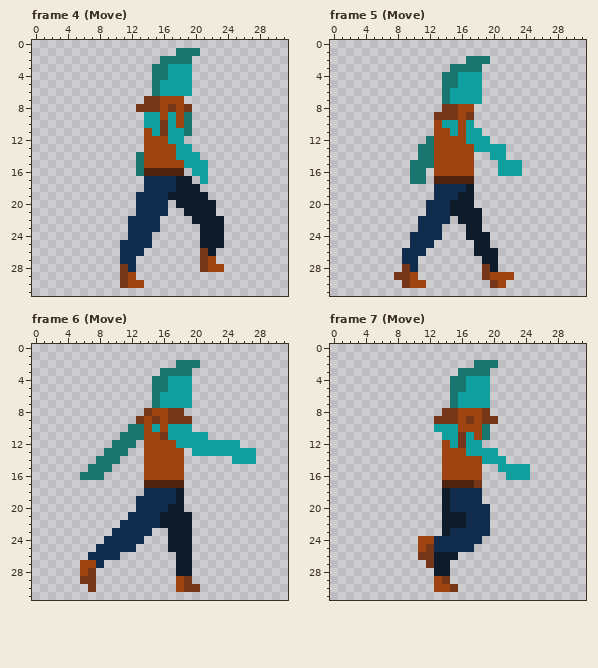
Pixel-art file: Assets/Sprites/ase/human.aseprite. The first picture shows the starting point.
32x32 pixels, 46 frames. Shown: frame 4 (Move), frame 5 (Move), frame 6 (Move), frame 7 (Move). The commit also changed other frames, which this record leaves out.
After:
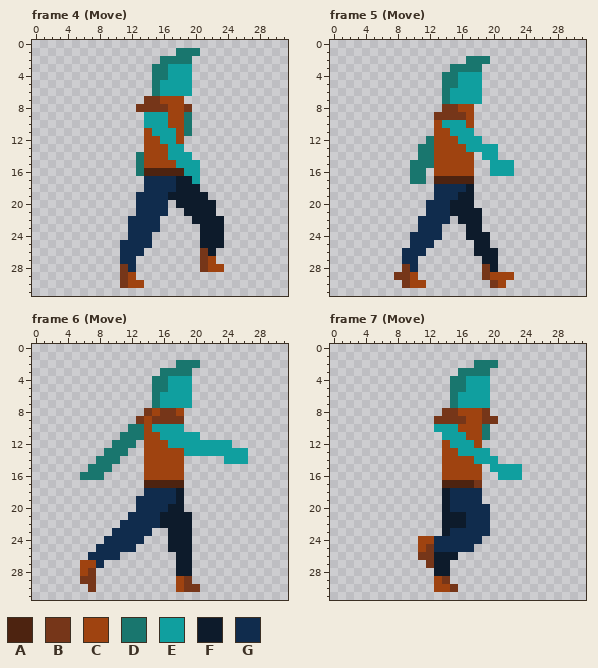
Palette (. is transparent): A #4d2310  B #763619  C #9f4310  D #19766e  E #109f9f  F #0d1b2b  G #102c4d
From old to new:
--- frame 4 (Move), layer "left_hand"
@@ x 14..23 @@
  7 BBCCC.....
- 8 BBCBCB....
- 9 EECECD....
-10 EEBECD....
-11 CEBEED....
-12 CCCEE.....
-13 CCCCEE....
-14 CCCCEEE...
-15 CCCCCEEE..
-16 AAAAA.EE..
-17 GGGGFF.E..
+ 8 BBBCCB....
+ 9 EEECCD....
+10 EEECCD....
+11 CEEECD....
+12 CCEEC.....
+13 CCCEE.....
+14 CCCEEE....
+15 CCCCEEE...
+16 AAAAAEE...
+17 GGGGFFE...
 18 GGGGFFF...
--- frame 5 (Move), layer "left_hand"
@@ x 14..25 @@
  8 BBCC........
- 9 BBCB........
-10 EECE........
-11 CECEE.......
-12 CCCEEE......
-13 CCCCEEEE....
-14 CCCC..EE....
-15 CCCC...EEE..
-16 CCCC...EEE..
+ 9 BBBC........
+10 EEEC........
+11 CEEE........
+12 CCEEE.......
+13 CCCEEEE.....
+14 CCCC.EE.....
+15 CCCC..EEE...
+16 CCCC..EEE...
 17 AAAA........
--- frame 6 (Move), layer "left_hand"
@@ x 14..29 @@
  7 .DEEEE..........
- 8 BCCBB...........
- 9 CBCBBB..........
-10 CECEEE..........
-11 CCBEEEEE........
-12 CCCCEEEEEEEE....
-13 CCCCC.EEEEEEEE..
-14 CCCCC......EEE..
+ 8 BCBBC...........
+ 9 CBBBB...........
+10 CEEEE...........
+11 CCEEEEE.........
+12 CCCEEEEEEEE.....
+13 CCCCCEEEEEEEE...
+14 CCCCC.....EEE...
 15 CCCCC...........
--- frame 7 (Move), layer "left_hand"
@@ x 14..26 @@
  8 BBCCCB.......
- 9 BBCBCBB......
+ 9 BBBCCBB......
 10 EECCCD.......
-11 EEBECD.......
-12 CEBEE........
-13 CCCEEEE......
-14 CCCCCEEE.....
-15 CCCCC..EEEE..
-16 CCCCC...EEE..
+11 EEECCD.......
+12 CEEEC........
+13 CCEEEE.......
+14 CCCCEEE......
+15 CCCCC.EEEE...
+16 CCCCC..EEE...
 17 AAAAB........
Pixel boxes of the changes (left, top, right, bottom) in both pictures:
changed: (160, 104, 208, 184)
changed: (458, 112, 522, 176)
changed: (160, 408, 256, 464)
changed: (458, 416, 530, 480)
